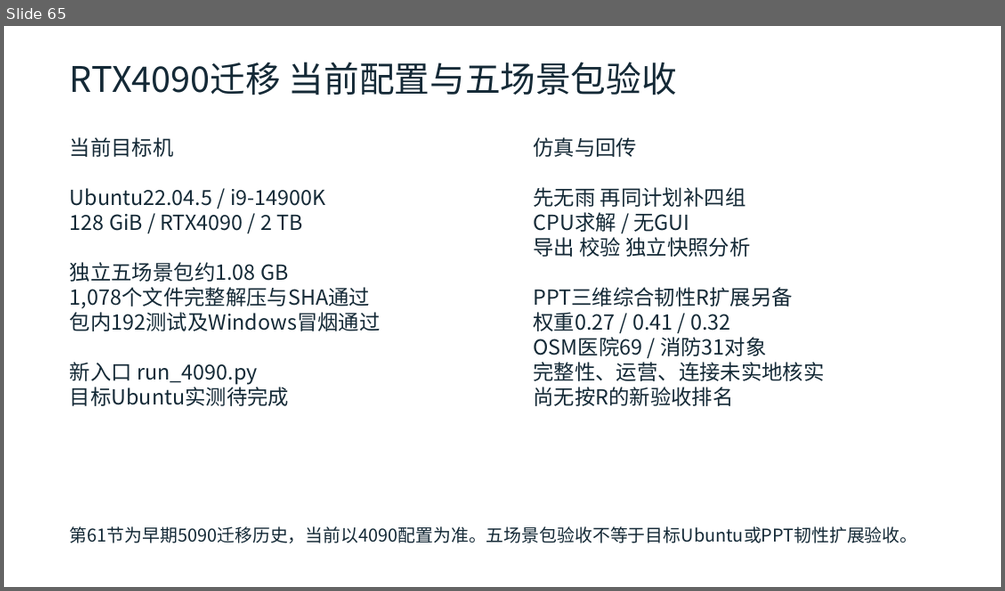
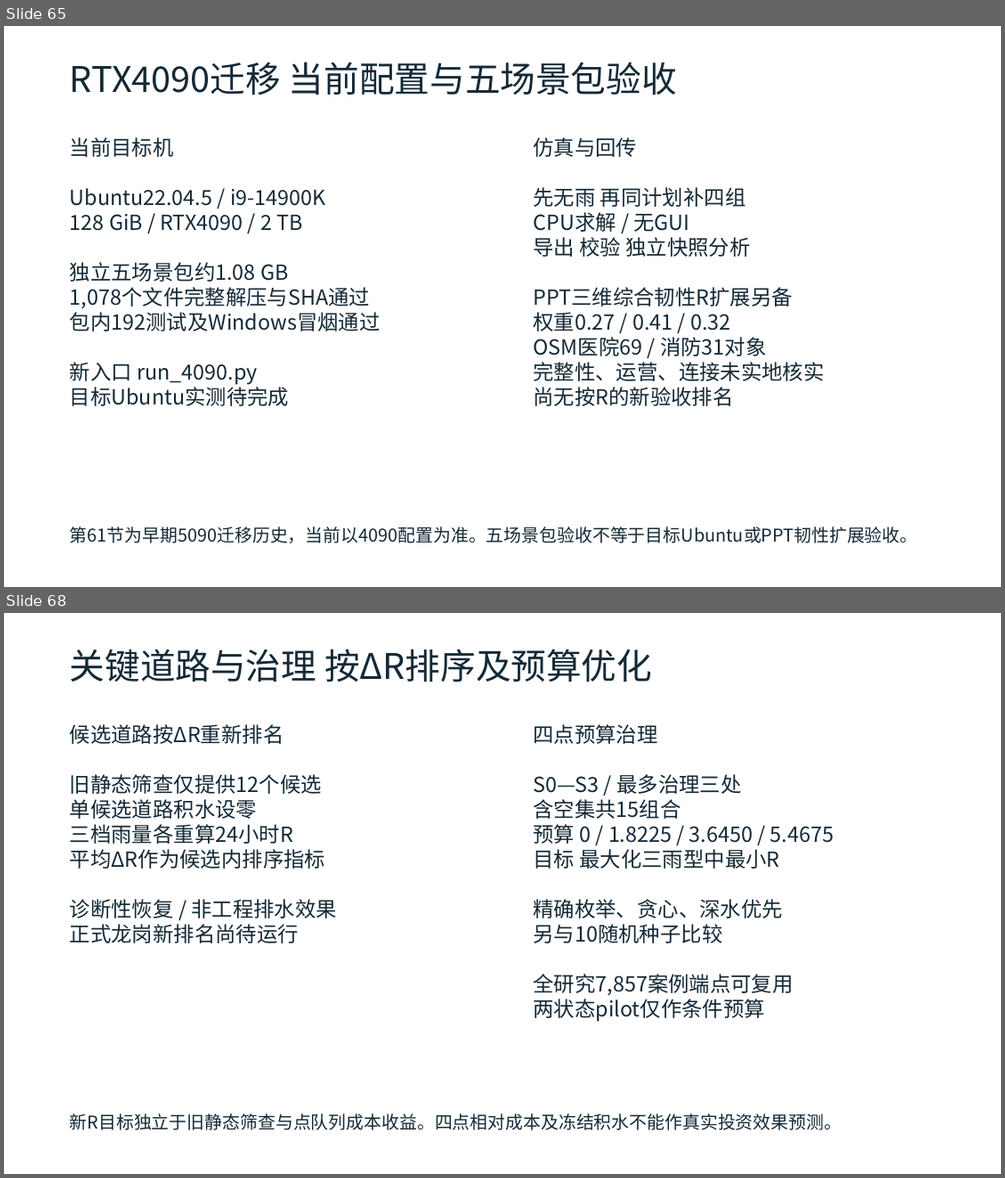
Before and after one commit to zhzhzh666/jiaotong, a slide deck: docs/deliverables/开题与阶段进展汇报.pptx. Shown one above the other, each under a label of ours: slide 65 before the commit, slides 65 and 68 after it; the slides between them are not shown. The pictures are 1005x591 and 1005x1178 pixels, drawn with LibreOffice and Linux fonts; fonts in the diff are those of the drawing. Boxes give left, top, right and bottom in pixels: in the first picture for what was removed or moved away, otherwise in the second. Text is boxed around its words. In the diff, an @@ line names an element or a change of style, - is before the commit and + after.

```diff
--- a/docs/deliverables/开题与阶段进展汇报.pptx
+++ b/docs/deliverables/开题与阶段进展汇报.pptx
@@ slide 68 added at bbox=[4, 613, 1001, 1174], background #FFFFFF @@
@@ text added at bbox=[70, 649, 652, 682], 34 pt, text #142936 @@
+关键道路与治理 按ΔR排序及预算优化
@@ text added at bbox=[70, 724, 337, 943], 20 pt, text #142936 @@
+候选道路按ΔR重新排名
+旧静态筛查仅提供12个候选
+单候选道路积水设零
+三档雨量各重算24小时R
+平均ΔR作为候选内排序指标
+诊断性恢复 / 非工程排水效果
+正式龙岗新排名尚待运行
@@ text added at bbox=[533, 724, 833, 1022], 20 pt, text #142936 @@
+四点预算治理
+S0—S3 / 最多治理三处
+含空集共15组合
+预算 0 / 1.8225 / 3.6450 / 5.4675
+目标 最大化三雨型中最小R
+精确枚举、贪心、深水优先
+另与10随机种子比较
+全研究7,857案例端点可复用
+两状态pilot仅作条件预算
@@ text added at bbox=[70, 1113, 841, 1130], 17 pt, text #142936 @@
+新R目标独立于旧静态筛查与点队列成本收益。四点相对成本及冻结积水不能作真实投资效果预测。
```
Also in this commit, not shown: 8 slides changed, 3 other slides added, 31 other files.
